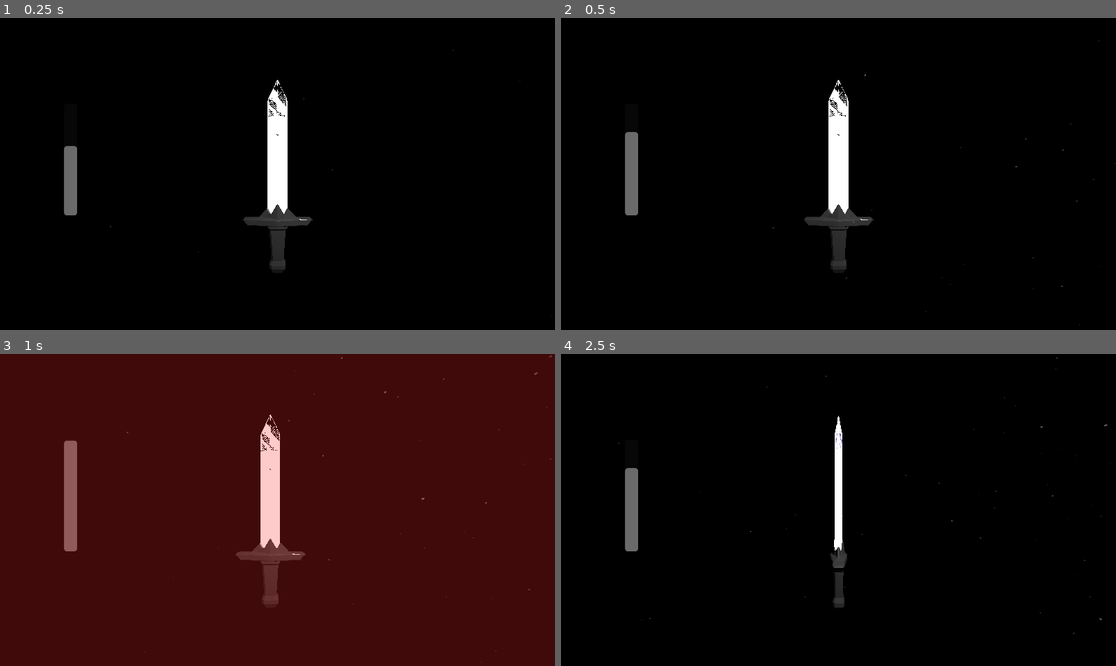
Above: before the commit, frames 1-4 (two rows, left to right).
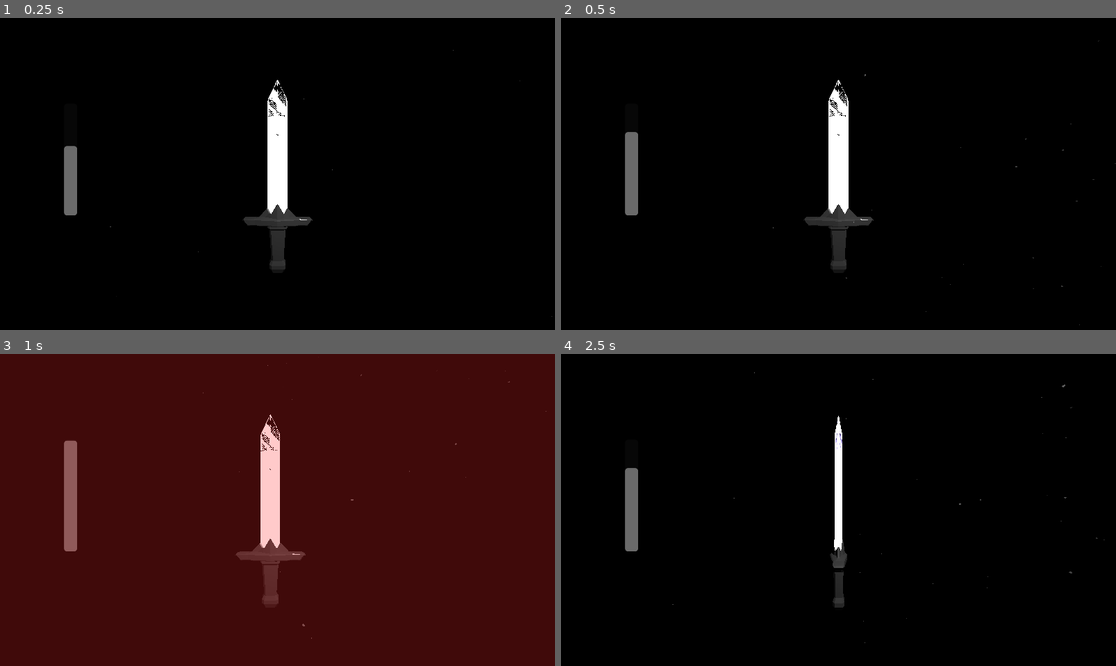
Above: after the commit, the same moments.

Repository: Lukko-Digital/Bladebearer
Game: Godot game, scene res://src/main.tscn
Same seed, same stepped clock (60 frames per second), same inputs: the game is played once before the commit and once after it.
Inputs:
- Up to frame 1 (0.25 s): no input
- Up to frame 2 (0.5 s): no input
- Up to frame 3 (1 s): hold D (right) from 0.53 s (still down); hold Shift (shift) from 0.53 s (still down)
- Up to frame 4 (2.5 s): release D (right) at 1.28 s; release Shift (shift) at 1.28 s; hold S (backward) 1.28-2.03 s; tap Shift (shift) at 1.35, 2.3 s; hold D (right) from 2.03 s (still down); hold Space (space) from 2.03 s (still down)

Frames 1-2 are identical in both runs. In frame 3, less than 0.1% of the frame differs, in the area x 22-100%, y 0-99%; in frame 4, less than 0.1%, in the area x 10-99%, y 1-93%.

Commit message:
fix shift flip to work when w or s not pressed

Diff:
--- a/src/sword.gd
+++ b/src/sword.gd
@@ -17,7 +17,11 @@
 	target_rotation.z = Input.get_axis("right", "left")
 	target_rotation *= 45
 	if Input.is_action_pressed("shift"):
-		target_rotation.x *= 3
+		var flipped_x = 180 - target_rotation.x
+		# scuffed solution to keep angle between -180 and 180 moving sword on fasted route
+		if flipped_x > 180:
+			flipped_x -= 360
+		target_rotation.x = flipped_x
 	rotation_degrees = rotation_degrees.lerp(target_rotation, ROTATION_LERP_SPEED)
 
 	# Handles Spacebar
